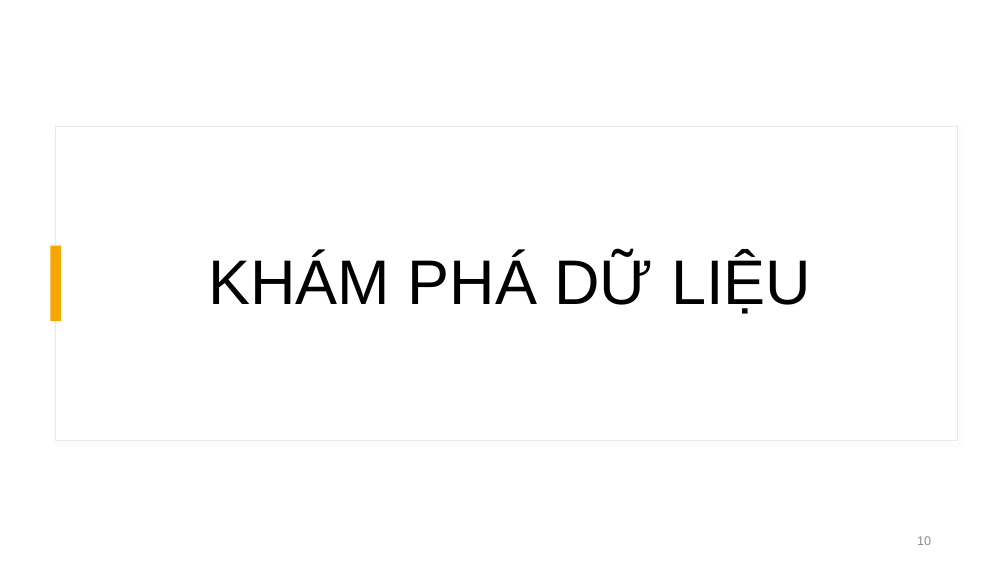
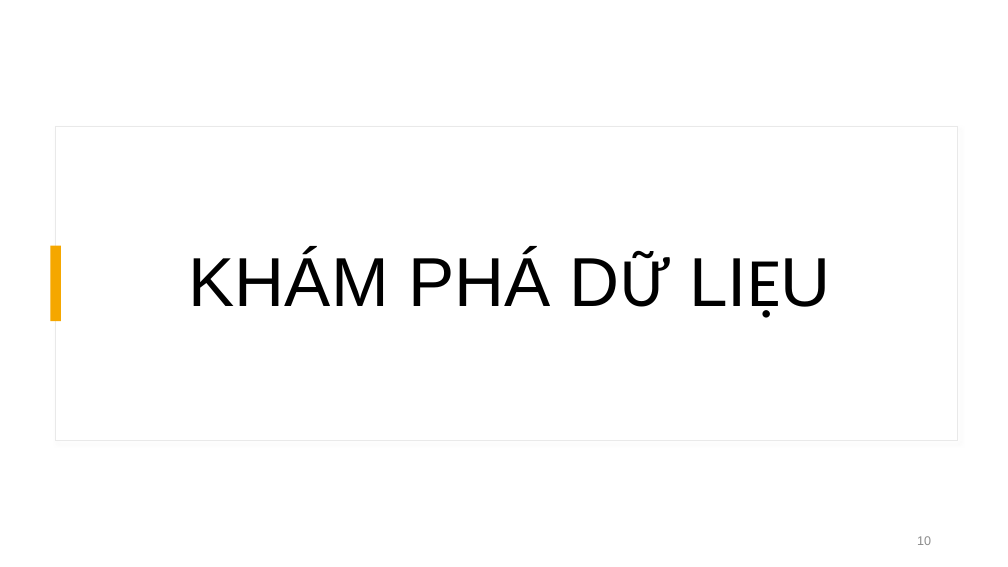
Before and after one commit to pdthuc/Project-Applied_Data_Science, a slide deck: slide 10 of Presentation/GIỚI THIỆU ĐỀ TÀI.pptx. Drawn at 1008x567 pixels with LibreOffice and Linux fonts; fonts in the diff are those of the drawing. Boxes give left, top, right and bottom in pixels: in the first picture for what was removed or moved away, otherwise in the second. Text is boxed around its words. In the diff, an @@ line names an element or a change of style, - is before the commit and + after.

```diff
--- a/Presentation/GIỚI THIỆU ĐỀ TÀI.pptx
+++ b/Presentation/GIỚI THIỆU ĐỀ TÀI.pptx
@@ title "KHÁM PHÁ DỮ LIỆU" at (189, 251, 831, 318): size 60 to 66 pt; font Arial to Calibri in "DỮ LIỆU" @@
```
Also in this commit, not shown: 4 other slides changed, 8 slides added, 1 slide removed.
